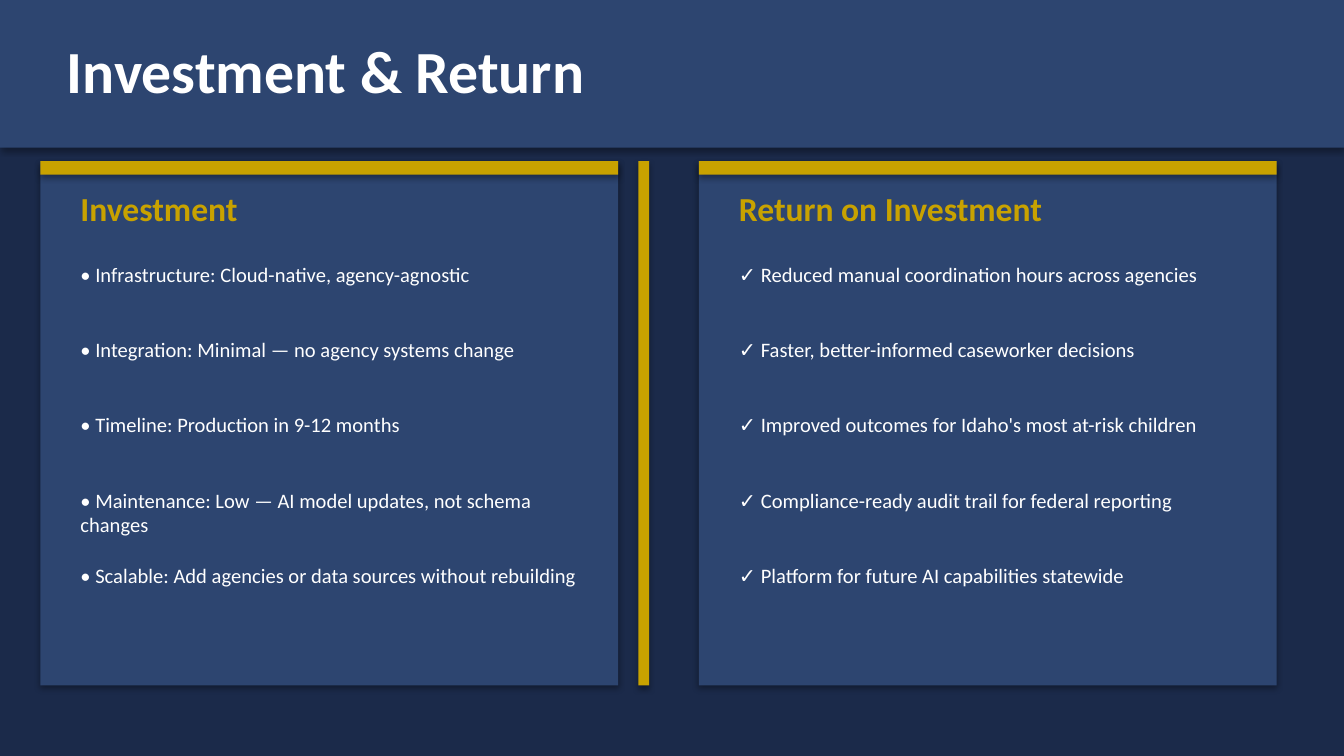
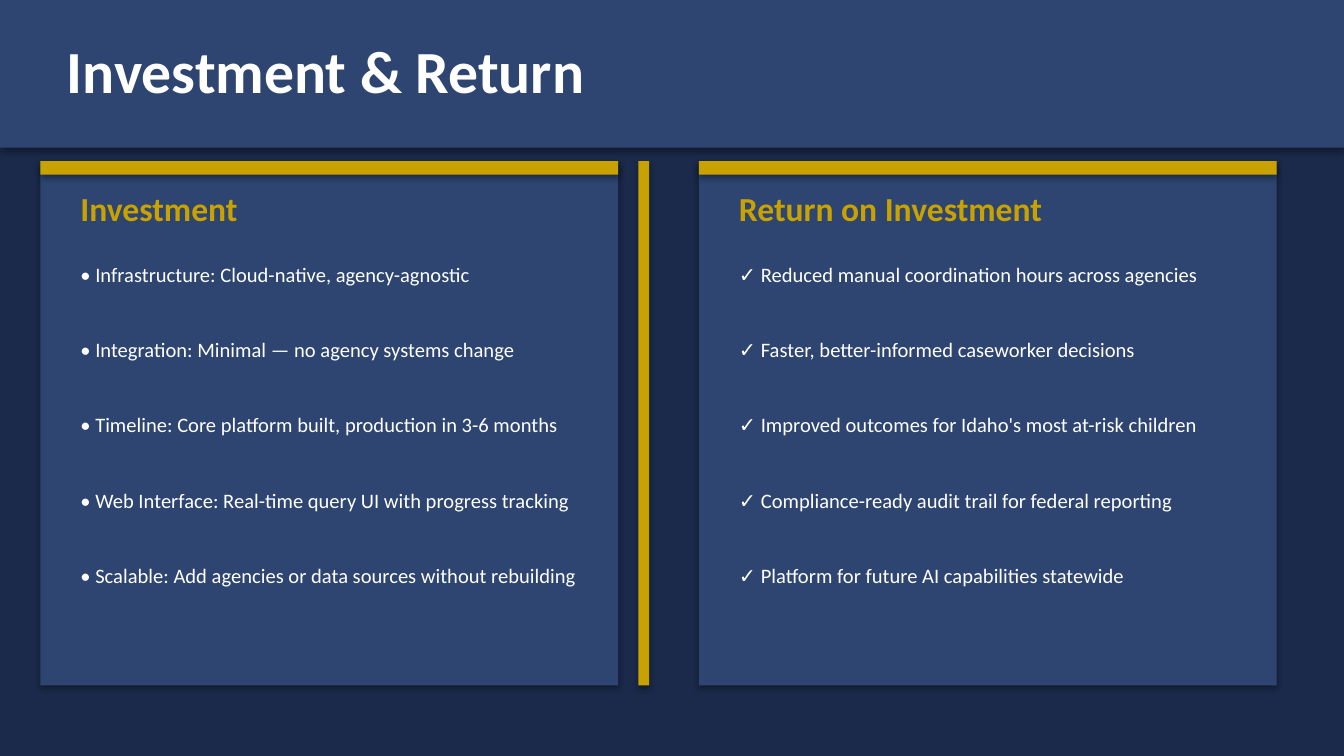
Before and after one commit to mtmowery/SCO-Federated-Swarm, a slide deck: slide 9 of docs/Idaho_AI_Executive_Pitch.pptx. Drawn at 1344x756 pixels with LibreOffice and Linux fonts; fonts in the diff are those of the drawing. Boxes give left, top, right and bottom in pixels: in the first picture for what was removed or moved away, otherwise in the second. Text is boxed around its words. In the diff, an @@ line names an element or a change of style, - is before the commit and + after.

Commit message:
refactor: integrate structured tool wrappers in mcp_server and add real-time progress tracking UI to the chat interface

```diff
--- a/docs/Idaho_AI_Executive_Pitch.pptx
+++ b/docs/Idaho_AI_Executive_Pitch.pptx
@@ text at bbox=[95, 417, 557, 436]: text changed @@
-• Timeline: Production in 9-12 months
+• Timeline: Core platform built, production in 3-6 months
@@ text at bbox=[95, 493, 569, 512]: text changed @@
-• Maintenance: Low — AI model updates, not schema changes
+• Web Interface: Real-time query UI with progress tracking
```
Also in this commit, not shown: 2 other slides changed, 35 other files.
